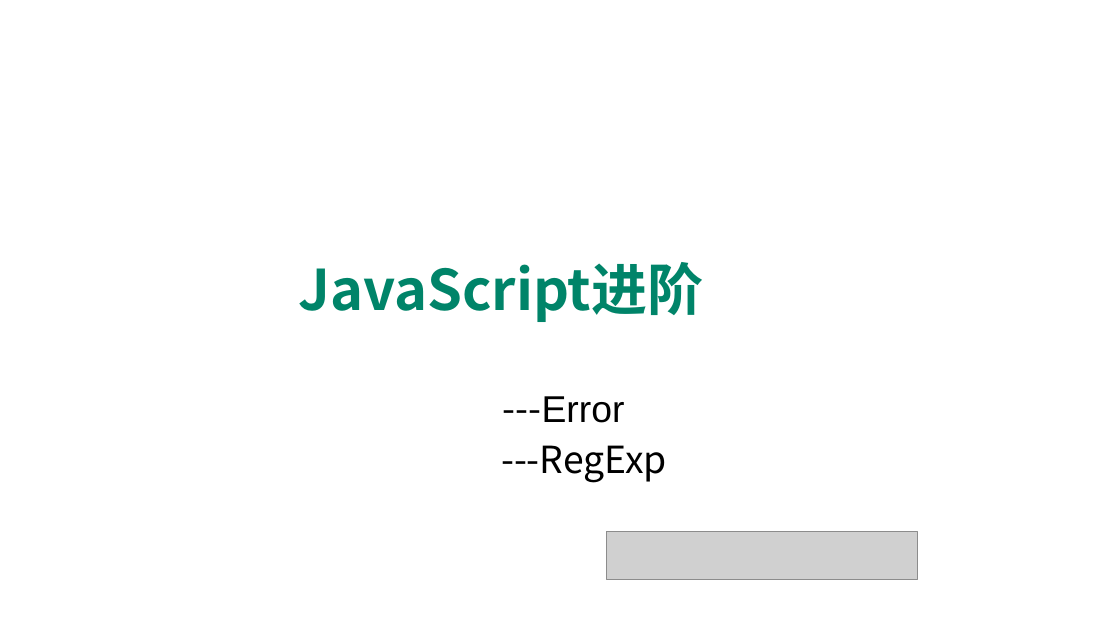
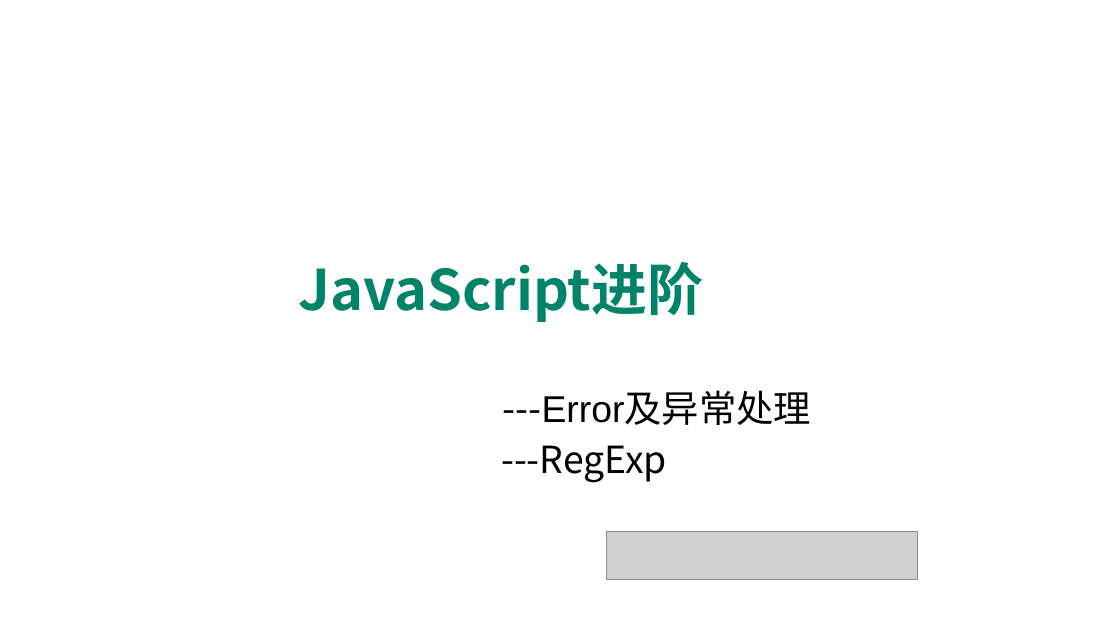
Before and after one commit to edu2act/course-javascript-advanced, a slide deck: slide 1 of 课程PPT/10.JavaScript标准内置对象-构造器（Error、EegExp）.pptx. Drawn at 1120x630 pixels with LibreOffice and Linux fonts; fonts in the diff are those of the drawing; grey boxes stand for pictures; background and template pictures are left out. Boxes give left, top, right and bottom in pixels: in the first picture for what was removed or moved away, otherwise in the second. Text is boxed around its words. In the diff, an @@ line names an element or a change of style, - is before the commit and + after.

```diff
--- a/课程PPT/10.JavaScript标准内置对象-构造器（Error、EegExp）.pptx
+++ b/课程PPT/10.JavaScript标准内置对象-构造器（Error、EegExp）.pptx
@@ text at [503,390,812,425]: text changed @@
----Error
+---Error及异常处理
```
Also in this commit, not shown: 1 other slide changed, 5 slides added, 11 other files.
